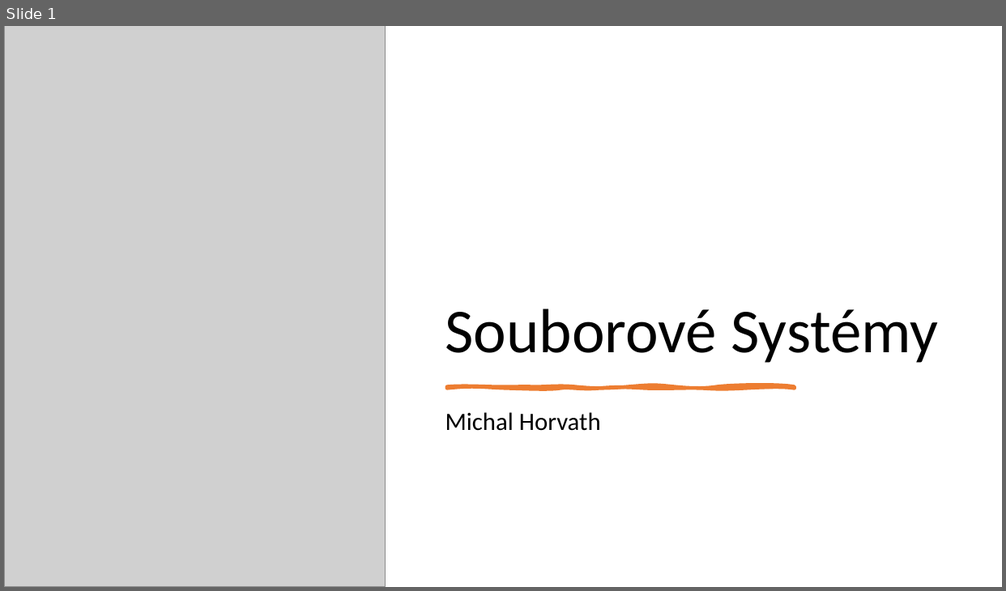
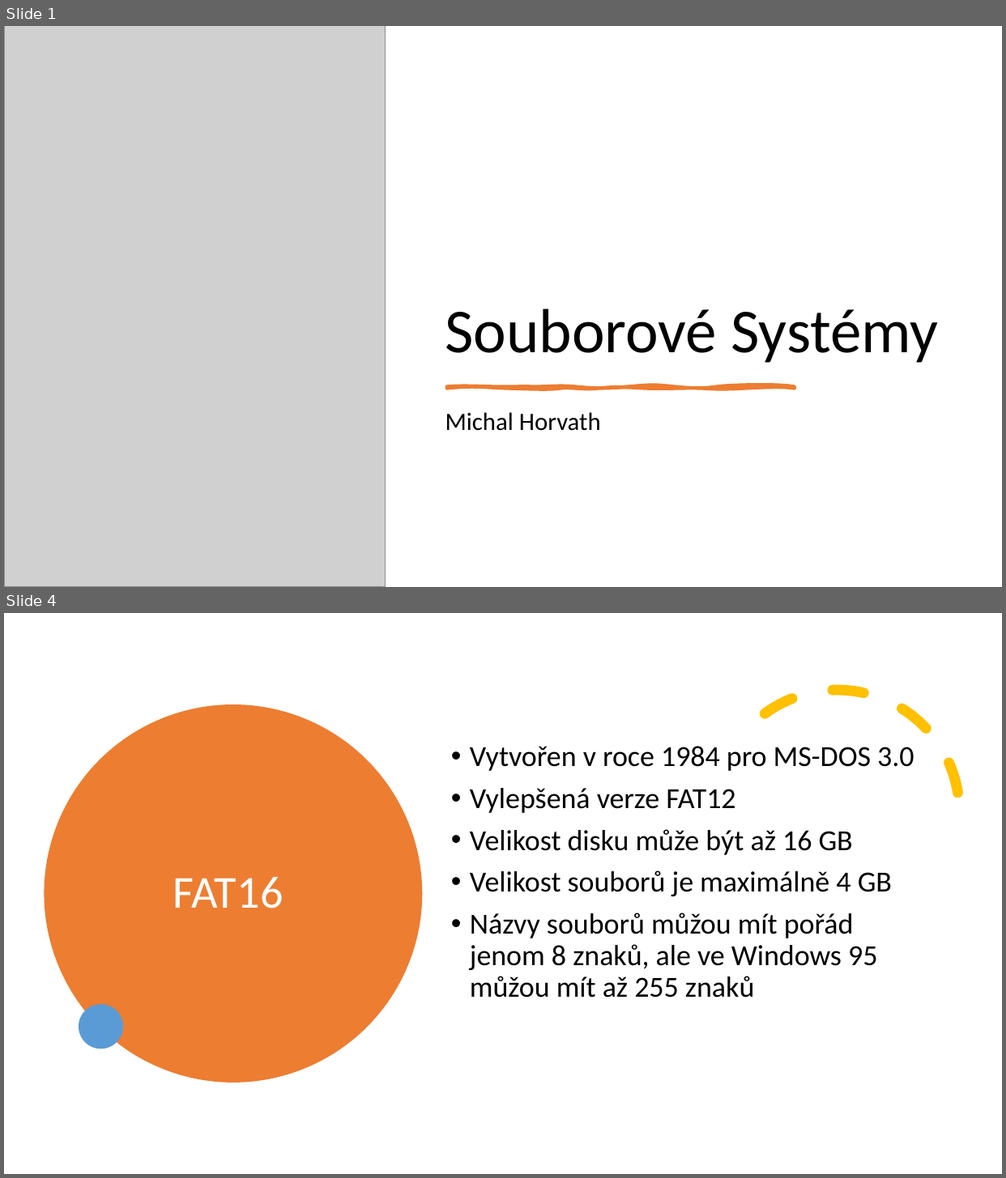
Before and after one commit to horvos/souborovesystemy, a slide deck: horvath.pptx. Shown one above the other, each under a label of ours: slide 1 before the commit, slides 1 and 4 after it; the slides between them are not shown. The pictures are 1006x591 and 1006x1178 pixels, drawn with LibreOffice and Linux fonts; fonts in the diff are those of the drawing; grey boxes stand for pictures. Boxes give left, top, right and bottom in pixels: in the first picture for what was removed or moved away, otherwise in the second. Text is boxed around its words. In the diff, an @@ line names an element or a change of style, - is before the commit and + after.

```diff
--- a/horvath.pptx
+++ b/horvath.pptx
@@ slide 4 added at [4, 613, 1002, 1174], background #FFFFFF @@
@@ arc (boxed as its full ellipse) added at [671, 645, 1002, 980], outline #FFC000 10 pt dashed @@
@@ ellipse added at [44, 705, 422, 1082], fill #ED7D31 @@
@@ text added at [470, 746, 914, 998], 28 pt, text #000000 @@
+• Vytvořen v roce 1984 pro MS-DOS 3.0
+• Vylepšená verze FAT12
+• Velikost disku může být až 16 GB
+• Velikost souborů je maximálně 4 GB
+• Názvy souborů můžou mít pořád jenom 8 znaků, ale ve Windows 95 můžou mít až 255 znaků
@@ title added at [173, 877, 283, 909], 44 pt, text #FFFFFF @@
+FAT16
@@ ellipse added at [79, 1004, 124, 1050], fill #5B9BD5 @@
```
Also in this commit, not shown: 2 slides changed, 3 other slides added, 1 slide removed.
